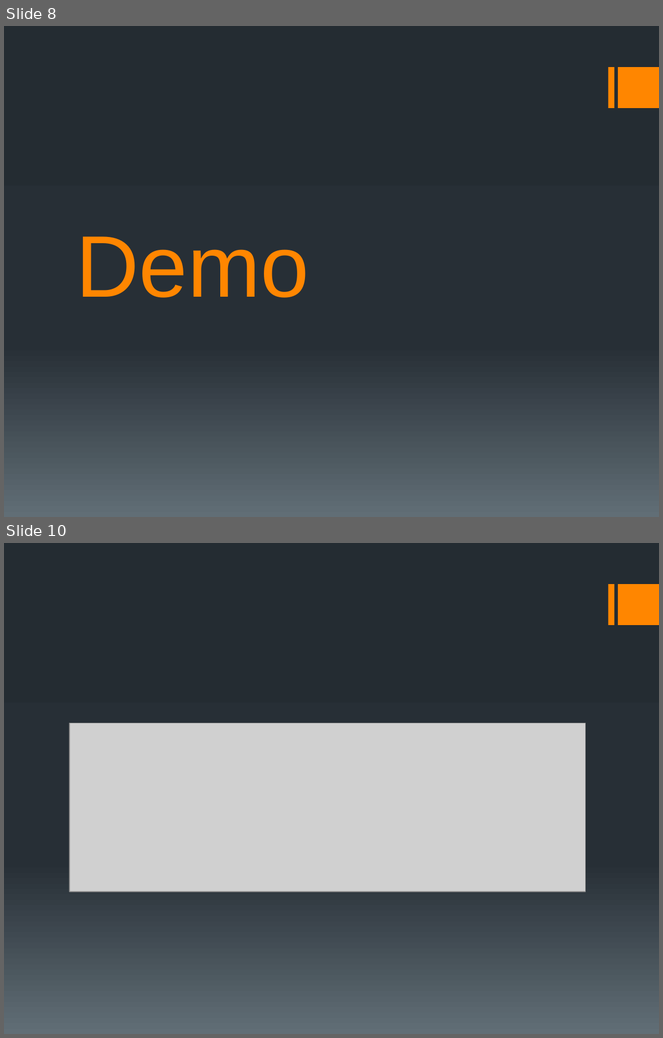
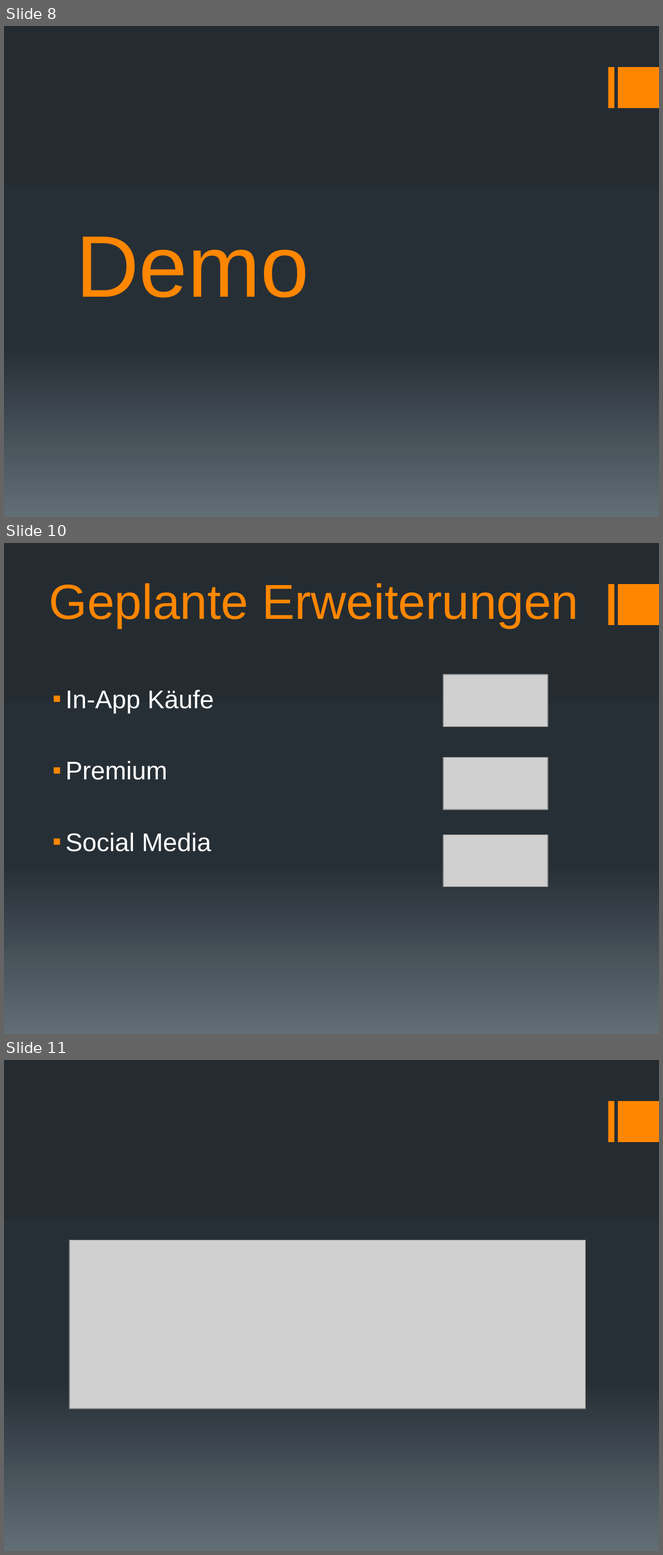
Before and after one commit to docker-apps/Docker, a slide deck: Documents/Schlusspräsentation/Schlussbericht_Präsentation_v1.pptx. Shown one above the other, each under a label of ours: slides 8 and 10 before the commit, slides 8, 10 and 11 after it; the slides between them are not shown. The pictures are 663x1038 and 663x1555 pixels, drawn with LibreOffice and Linux fonts; fonts in the diff are those of the drawing; grey boxes stand for pictures. Boxes give left, top, right and bottom in pixels: in the first picture for what was removed or moved away, otherwise in the second. Text is boxed around its words. In the diff, an @@ line names an element or a change of style, - is before the commit and + after.

```diff
--- a/Documents/Schlusspräsentation/Schlussbericht_Präsentation_v1.pptx
+++ b/Documents/Schlusspräsentation/Schlussbericht_Präsentation_v1.pptx
@@ slide 10 added at (4, 543, 659, 1034), background gradient #242C33 to #273037 to #636D76; not listed: 2 template elements that a slide beside it also shows @@
@@ title added at (49, 583, 579, 628), 54 pt, text #FF8600 @@
+Geplante Erweiterungen
@@ picture added at (443, 675, 548, 727) @@
@@ text added at (65, 690, 214, 852), 28 pt, text #FFFFFF @@
+▪ In-App Käufe
+▪ Premium
+▪ Social Media
@@ picture added at (443, 757, 548, 810) @@
@@ picture added at (443, 835, 548, 887) @@
@@ what was slide 10 is now slide 11 @@
```
Also in this commit, not shown: 1 other slide added, 1 slide removed.
